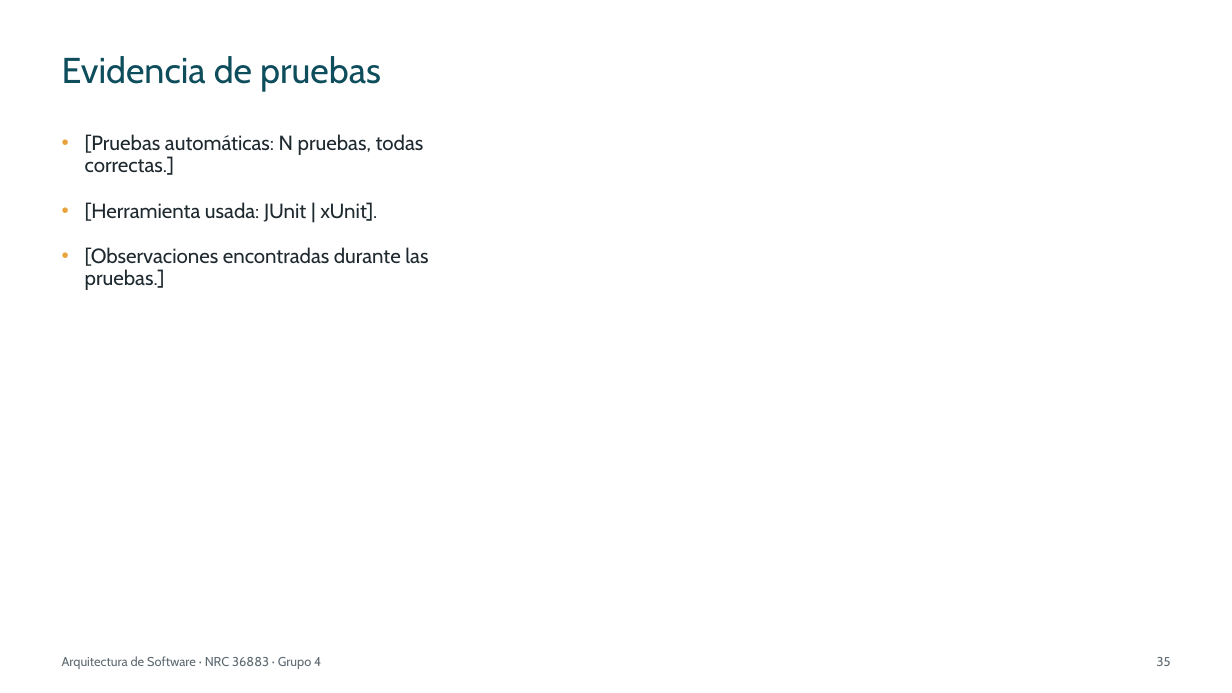
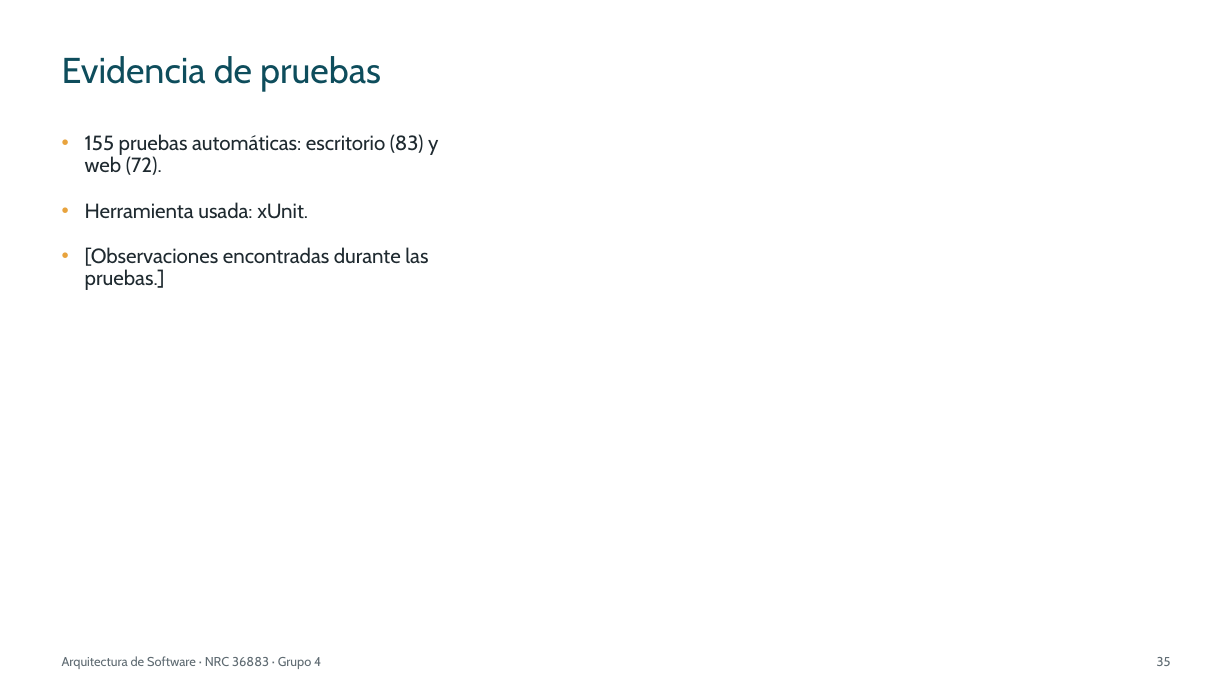
Before and after one commit to IMarcusDev/TI.1.4.-PAO202651_RESTFUL_DOTNET_SINBDD_NRC_36883_GR04, a slide deck: slide 35 of 05. DOCUMENTACION/PRESENTACION TI.1.4. RESTFUL sin BDD en DOTNET GR4.pptx. Drawn at 1232x693 pixels with LibreOffice and Linux fonts; fonts in the diff are those of the drawing. Boxes give left, top, right and bottom in pixels: in the first picture for what was removed or moved away, otherwise in the second. Text is boxed around its words. In the diff, an @@ line names an element or a change of style, - is before the commit and + after.

```diff
--- a/05. DOCUMENTACION/PRESENTACION TI.1.4. RESTFUL sin BDD en DOTNET GR4.pptx
+++ b/05. DOCUMENTACION/PRESENTACION TI.1.4. RESTFUL sin BDD en DOTNET GR4.pptx
@@ text at bbox=[85, 134, 438, 219]: text changed @@
-• [Pruebas automáticas: N pruebas, todas correctas.]
-• [Herramienta usada: JUnit | xUnit].
+• 155 pruebas automáticas: escritorio (83) y web (72).
+• Herramienta usada: xUnit.
```
Also in this commit, not shown: 27 other slides changed.
